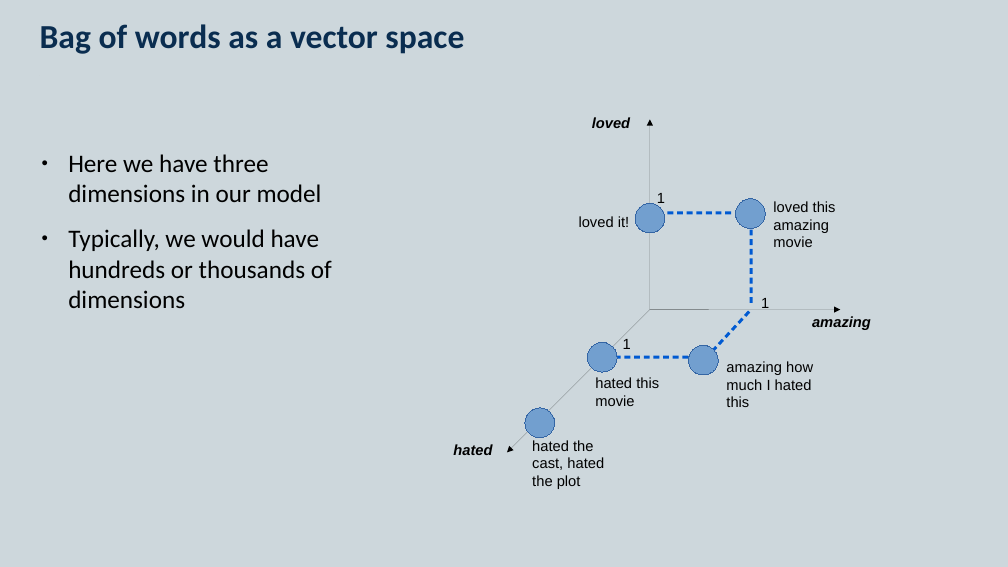
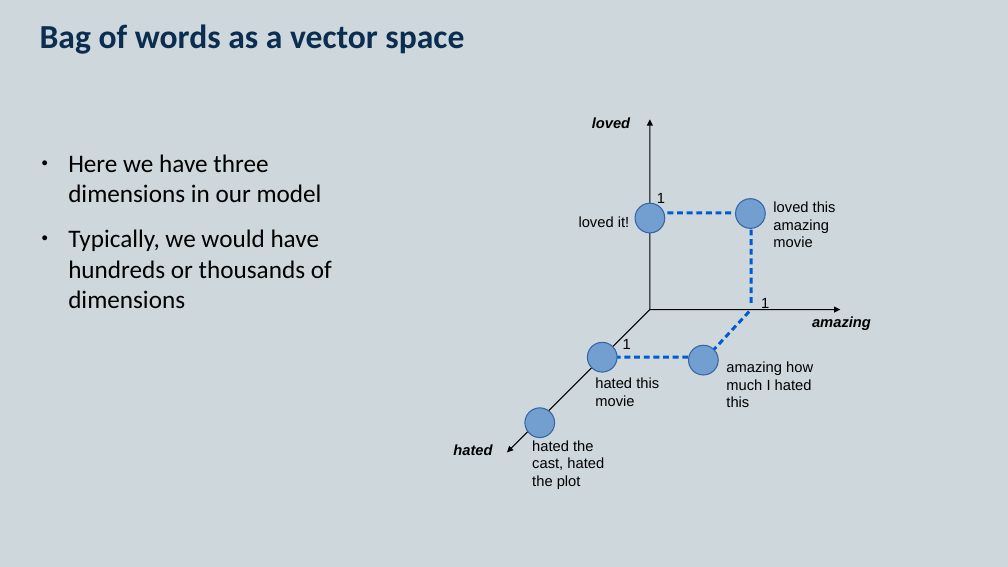
Before and after one commit to KCL-Health-NLP/nlp-half-day-workshop, a slide deck: slide 5 of presentations/bag-of-words.pptx. Drawn at 1008x567 pixels with LibreOffice and Linux fonts; fonts in the diff are those of the drawing. Boxes give left, top, right and bottom in pixels: in the first picture for what was removed or moved away, otherwise in the second. Text is boxed around its words. In the diff, an @@ line names an element or a change of style, - is before the commit and + after.

```diff
--- a/presentations/bag-of-words.pptx
+++ b/presentations/bag-of-words.pptx
@@ arrow (650, 309) - (650, 119): stroke #000000 0 pt to #000000 1 pt @@
@@ outline #3465A4 0 pt to #3465A4 1 pt in 4 elements at (x1=525, y1=408, x2=554, y2=437), (x1=689, y1=346, x2=718, y2=375), (x1=588, y1=343, x2=617, y2=372), (x1=635, y1=203, x2=665, y2=233) @@
@@ arrow (650, 309) - (507, 452): stroke #000000 0 pt to #000000 1 pt @@
@@ arrow (650, 309) - (841, 309): stroke #000000 0 pt to #000000 1 pt @@
```
Also in this commit, not shown: 2 other slides changed, 3 other files.
